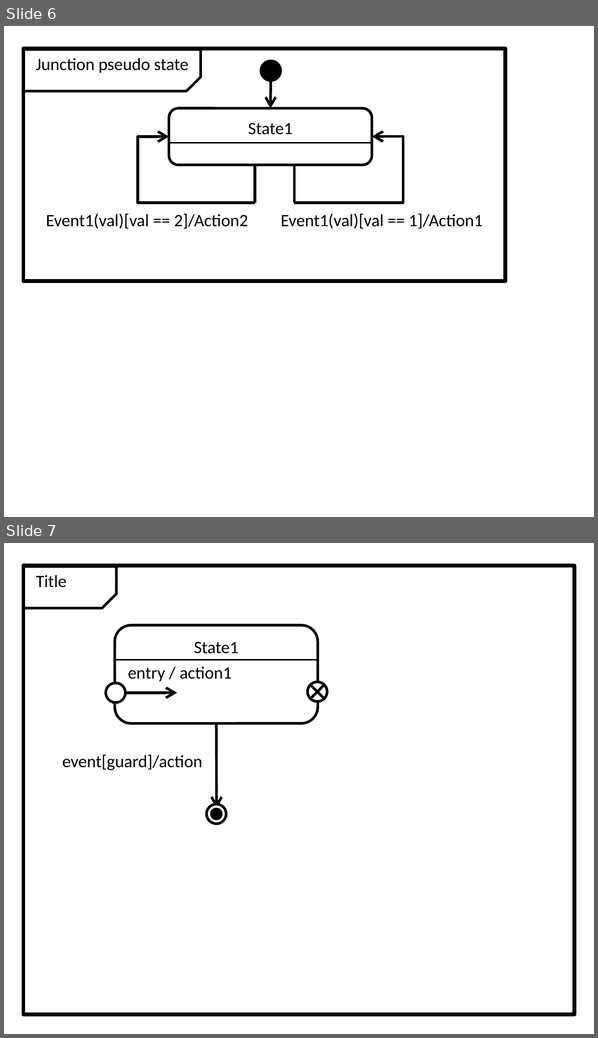
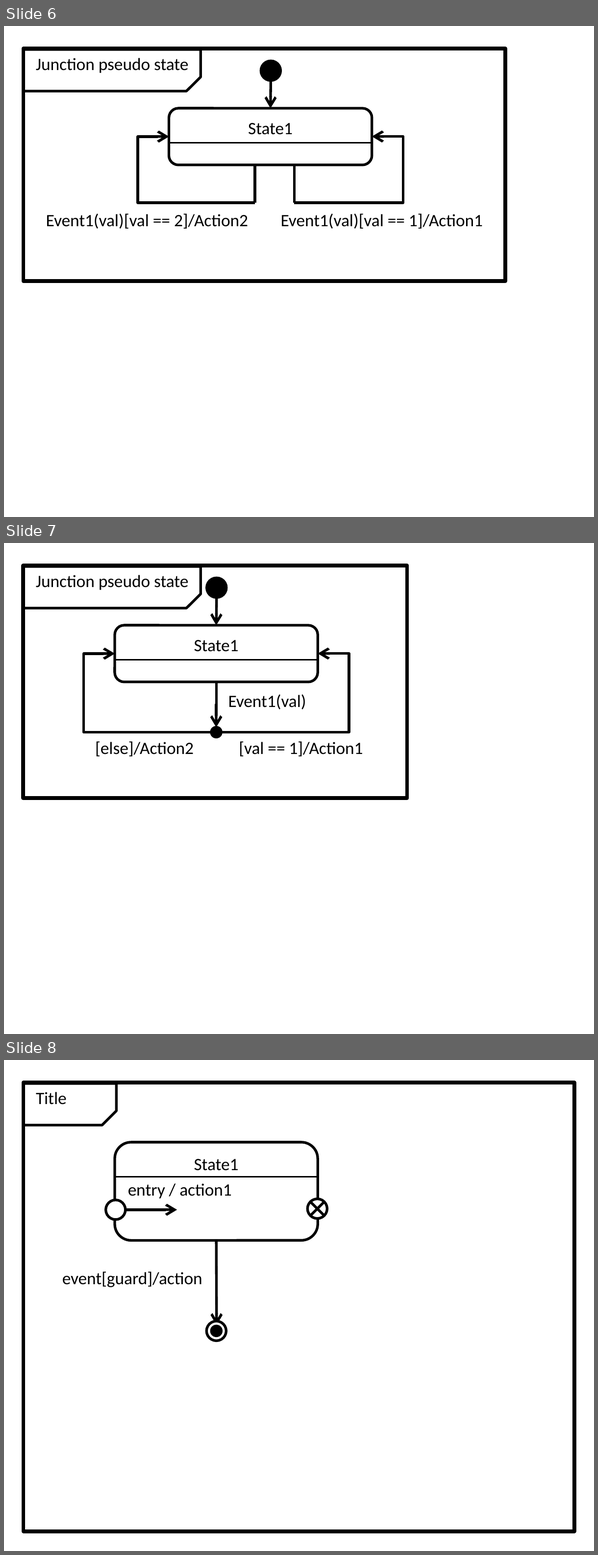
Before and after one commit to redboltz/cpp_sample, a slide deck: boost_training/msm/fig.pptx. Shown one above the other, each under a label of ours: slides 6 and 7 before the commit, slides 6, 7 and 8 after it. The pictures are 598x1038 and 598x1555 pixels, drawn with LibreOffice and Linux fonts; fonts in the diff are those of the drawing. Boxes give left, top, right and bottom in pixels: in the first picture for what was removed or moved away, otherwise in the second. Text is boxed around its words. In the diff, an @@ line names an element or a change of style, - is before the commit and + after.

Commit message:
add junction example.

```diff
--- a/boost_training/msm/fig.pptx
+++ b/boost_training/msm/fig.pptx
@@ slide 7 added at [4, 543, 594, 1034], background #FFFFFF @@
@@ rectangle added at [23, 566, 406, 799], outline #000000 2.25 pt @@
@@ snip rect added at [23, 567, 200, 608], outline #000000 1.5 pt @@
@@ text added at [36, 575, 188, 590], 10 pt, text #000000 @@
+Junction pseudo state
@@ ellipse added at [206, 578, 226, 598], fill #000000, outline #000000 1.5 pt @@
@@ arrow added from (216, 598) to (216, 625), #000000 1.5 pt @@
@@ rounded rectangle added at [115, 625, 318, 682], outline #000000 1.5 pt, 10 pt, text #000000 @@
+State1
@@ elbow arrow added from (211, 733) to (115, 654), #000000 1.5 pt @@
@@ line added from (115, 660) to (317, 660), #000000 1 pt @@
@@ elbow arrow added from (221, 733) to (317, 654), #000000 1.5 pt @@
@@ elbow arrow added from (216, 682) to (216, 728), #000000 1.5 pt @@
@@ text added at [228, 694, 306, 710], 10 pt, text #000000 @@
+Event1(val)
@@ ellipse added at [211, 728, 221, 738], fill #000000, outline #000000 1.5 pt @@
@@ text added at [95, 741, 194, 757], 10 pt, text #000000 @@
+[else]/Action2
@@ text added at [239, 741, 363, 757], 10 pt, text #000000 @@
+[val == 1]/Action1
@@ what was slide 7 is now slide 8 @@
```
Also in this commit, not shown: 2 other files.
